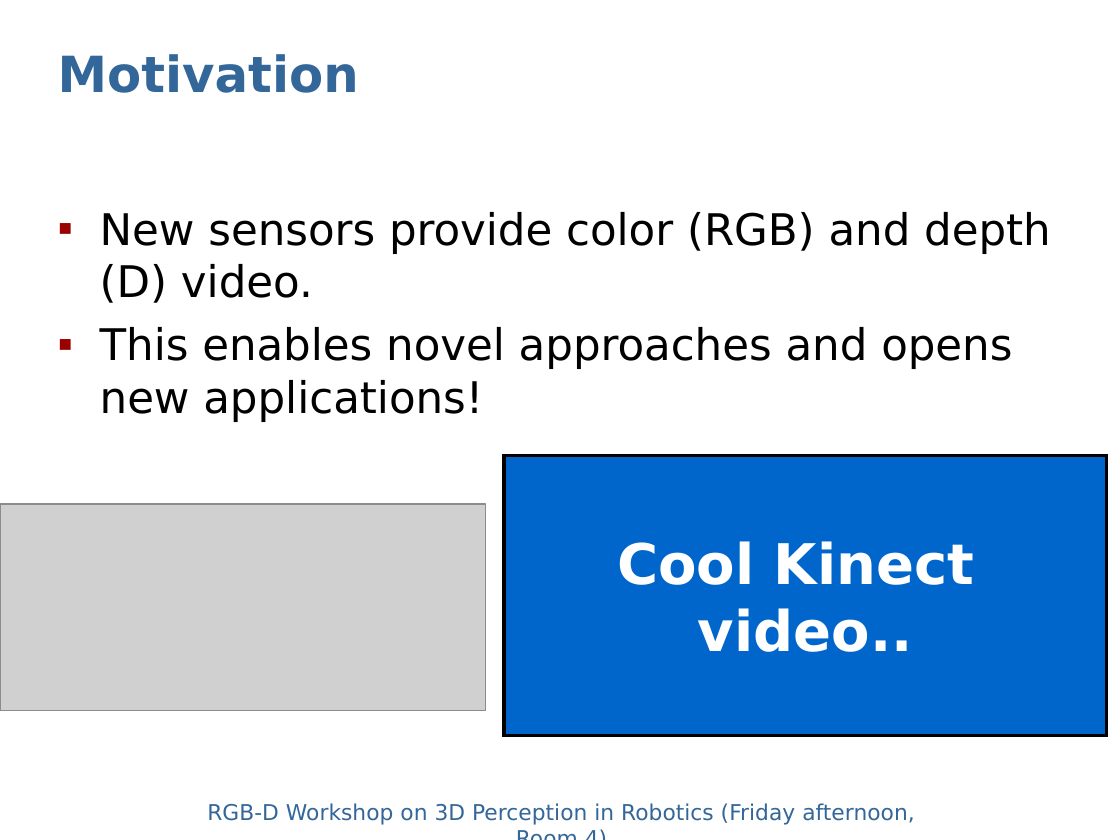
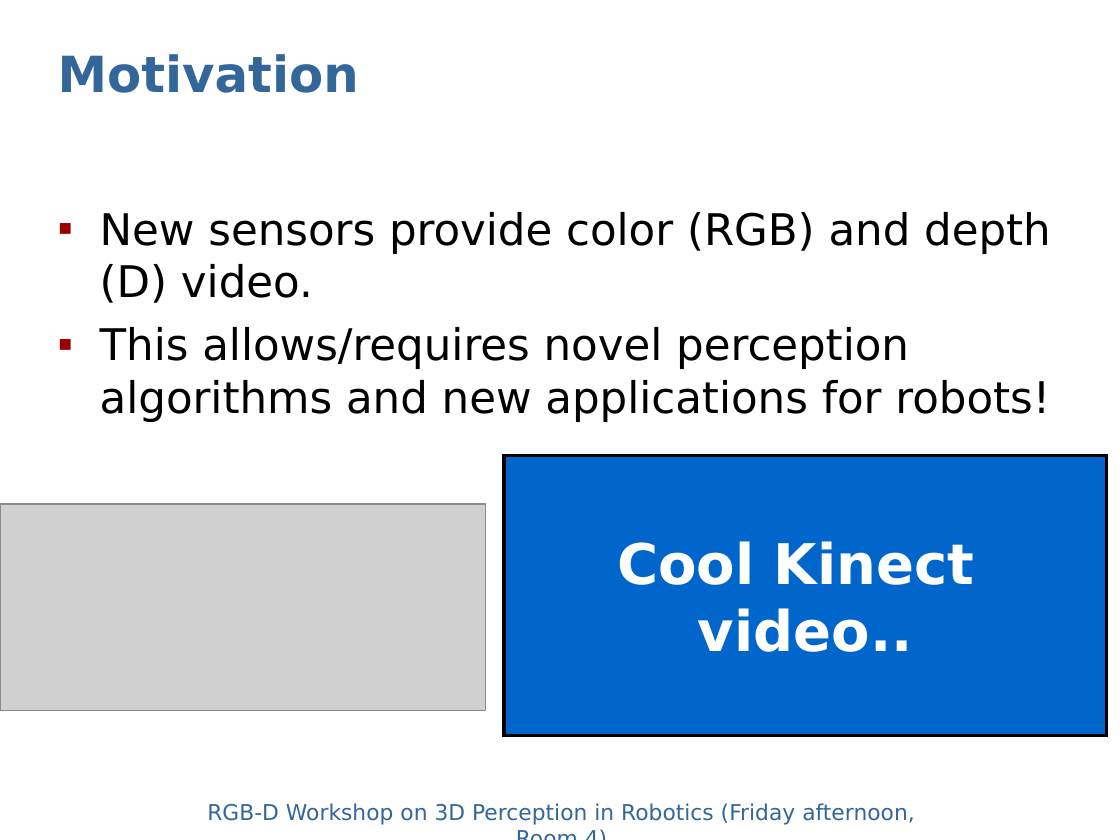
Before and after one commit to dejanpan/rgbd2011, a slide deck: slide 2 of presentations/sturm11rgbd.ppt. Drawn at 1120x840 pixels with LibreOffice and Linux fonts; fonts in the diff are those of the drawing; grey boxes stand for pictures. Boxes give left, top, right and bottom in pixels: in the first picture for what was removed or moved away, otherwise in the second. Text is boxed around its words. In the diff, an @@ line names an element or a change of style, - is before the commit and + after.

```diff
--- a/presentations/sturm11rgbd.ppt
+++ b/presentations/sturm11rgbd.ppt
@@ text at (x1=100, y1=327, x2=1050, y2=422): text changed @@
-▪ This enables novel approaches and opens new applications!
+▪ This allows/requires novel perception algorithms and new applications for robots!
```
Also in this commit, not shown: 1 other slide changed.
